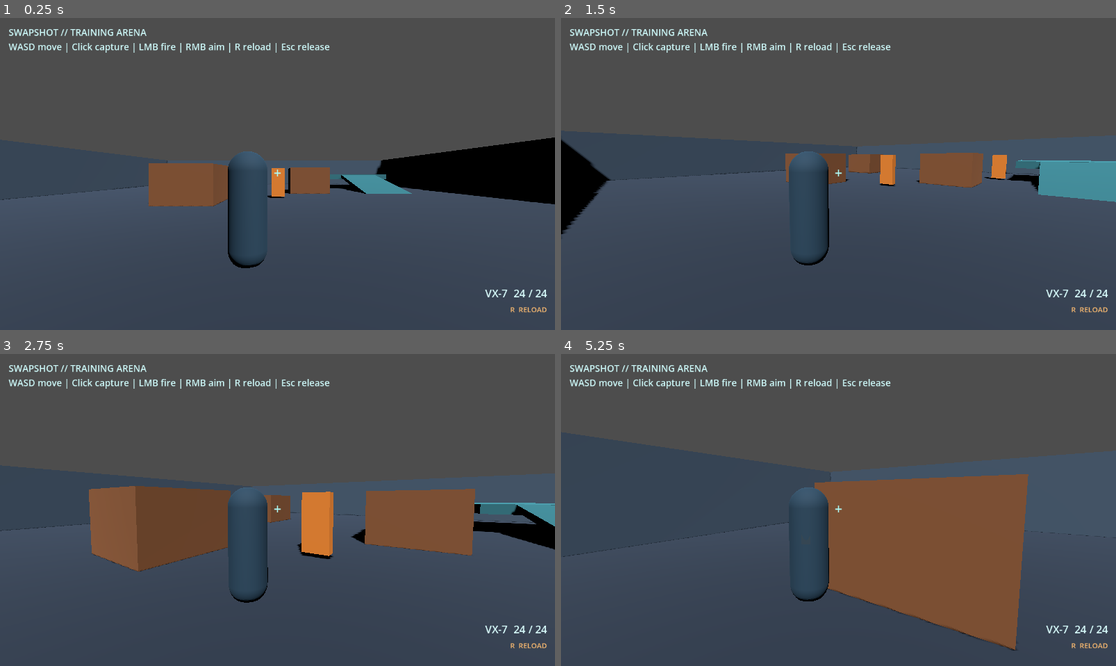
Above: before the commit, frames 1-4 (two rows, left to right).
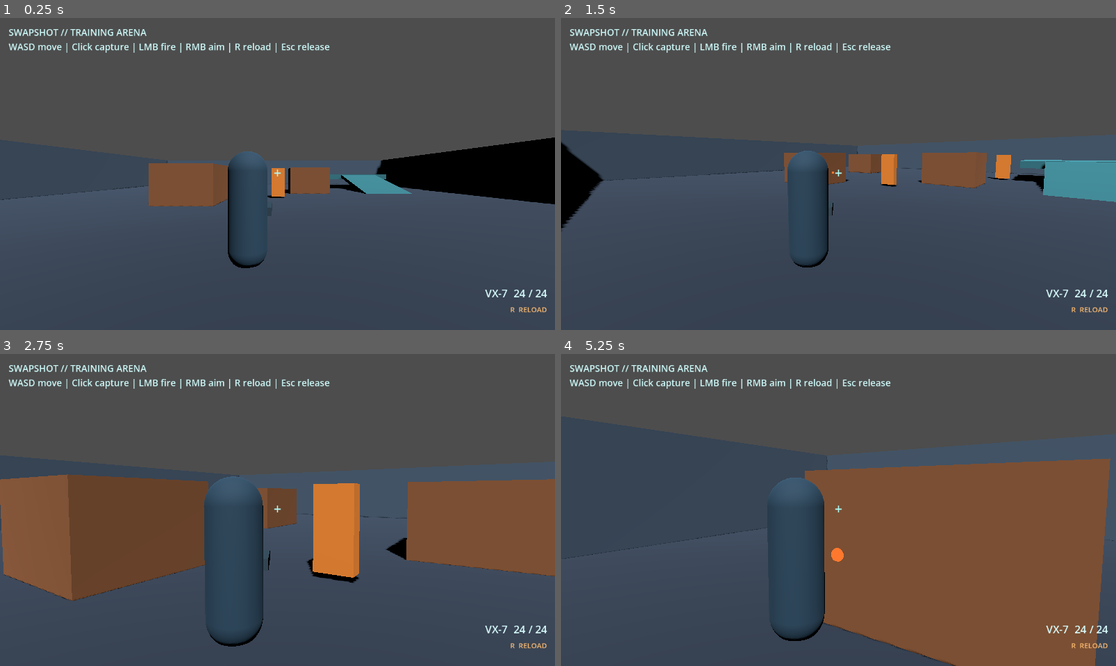
Above: after the commit, the same moments.

Repository: mishraaditya595/swapshot
Game: Godot game, scene res://scenes/main.tscn
Two runs of this game, one before a commit and one after it. Both use one fixed random seed, a clock stepped at 60 frames per second and the inputs below.
Inputs (mouse positions are in pixels of both pictures, inside the frame that each line leads up to):
- Up to frame 1 (0.25 s): no input
- Up to frame 2 (1.5 s): tap Enter at 0.5 s; move the mouse to (960, 158) at 0.52 s; hold D (move_right) 0.53-1.28 s; hold Right mouse button (aim) 0.53-1.28 s; click (960, 158) at 0.67 s; move the mouse to (810, 174) at 1.27 s; hold W (move_forward) from 1.28 s (still down); click (810, 174) at 1.35 s
- Up to frame 3 (2.75 s): keep holding W (move_forward); move the mouse to (288, 503) at 2.02 s; hold Right mouse button (aim) from 2.03 s (still down)
- Up to frame 4 (5.25 s): keep holding W (move_forward); move the mouse to (832, 516) at 2.77 s; release Right mouse button (aim) at 2.78 s; click (832, 516) at 2.85 s; move the mouse to (877, 513) at 3.52 s; hold Right mouse button (aim) 3.53-4.28 s; move the mouse to (794, 506) at 4.27 s; click (794, 506) at 4.35 s; move the mouse to (844, 510) at 5.02 s; hold Right mouse button (aim) from 5.03 s (still down); click (844, 510) at 5.17 s

The runs differ from the first frame. In frame 2, 1.1% of the frame differs, in the area x 0-100%, y 38-80%; in frame 3, 20%, in the area x 0-100%, y 38-94%; in frame 4, 16%.
Error before the commit: Invalid access to property or key 'fov' on a base object of type 'Nil'. (res://scripts/vx7_rifle.gd:40)
Error after the commit: Cannot call method 'connect' on a null value. (res://scripts/combat_hud.gd:12)

Commit message:
fix(MS-02): rebind camera hitscan to character-mounted rifle

Diff:
--- a/scripts/vx7_rifle.gd
+++ b/scripts/vx7_rifle.gd
@@ -16,8 +16,8 @@
 @export_range(30.0, 90.0, 1.0) var ads_fov: float = 55.0
 @export var hit_mask: int = 1
 
-@onready var camera: Camera3D = get_parent() as Camera3D
-@onready var player: CollisionObject3D = get_node("../../../..") as CollisionObject3D
+@onready var player: CollisionObject3D = get_node("../../..") as CollisionObject3D
+@onready var camera: Camera3D = player.get_node("CameraPivot/CameraBoom/Camera3D") as Camera3D
 @onready var muzzle: Marker3D = $Muzzle
 @onready var rifle_mesh: MeshInstance3D = $RifleMesh
 @onready var flash_mesh: MeshInstance3D = $MuzzleFlash
